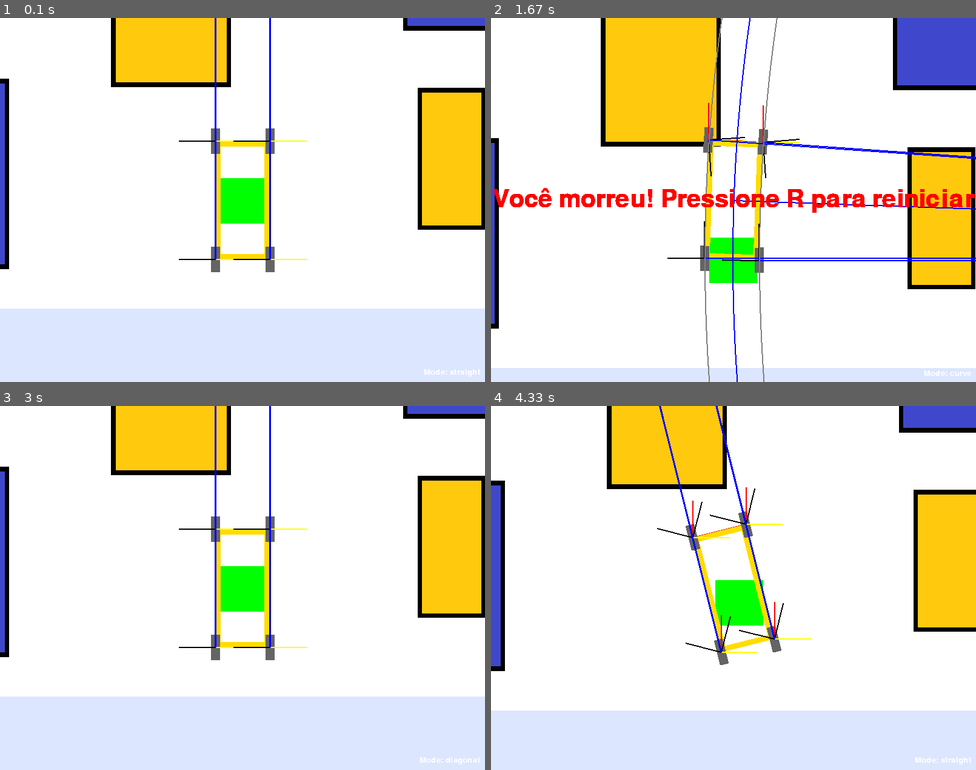
Above: before the commit, frames 1-4 (two rows, left to right).
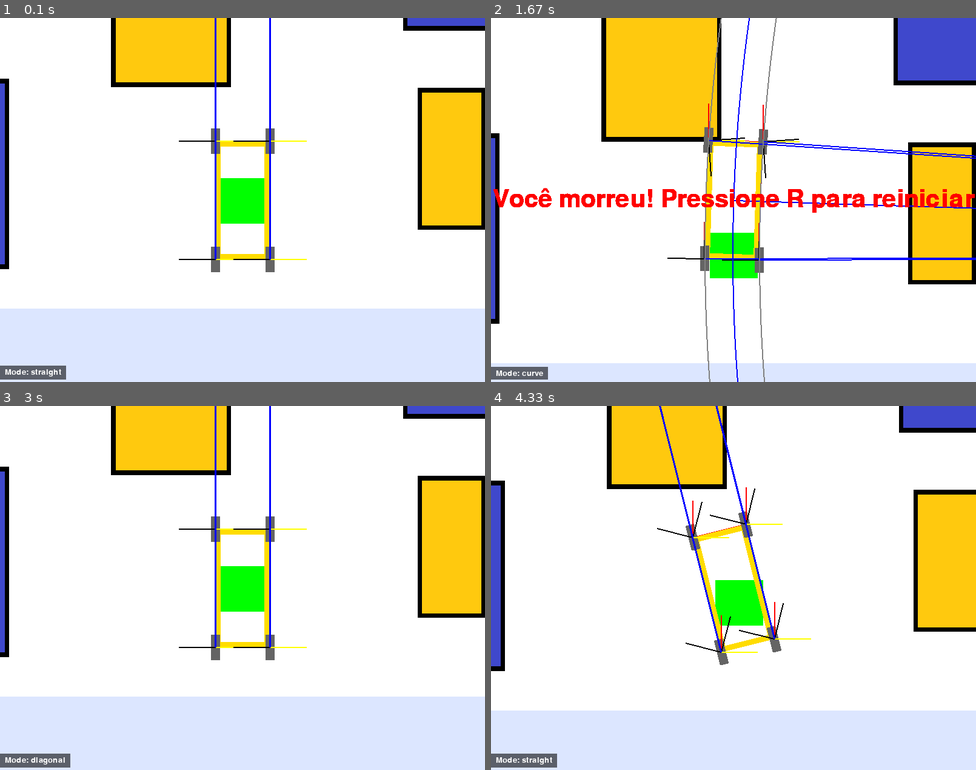
Above: after the commit, the same moments.

Repository: marcoacolla/LAR-Trafo-Cabeca-de-Serie
Game: pygame game, started from Python_Sim_Pygame/v1.0_pygame.py
The game is run twice, just before and just after one commit, with the same random seed, the same clock (stepped at 60 frames per second) and the same inputs.
Inputs:
- Up to frame 1 (0.1 s): no input
- Up to frame 2 (1.67 s): hold D 0.33-0.8 s; hold W 0.83-1.3 s; hold D from 1.33 s (still down)
- Up to frame 3 (3 s): release D at 1.8 s; hold A 1.83-2.37 s; tap R at 2.4 s; tap Space at 2.73 s
- Up to frame 4 (4.33 s): hold S 3.07-3.53 s; tap Space at 3.13, 3.43, 3.63, 3.93, 4.07 s; hold A 3.57-3.97 s; hold W from 4 s (still down)

The runs differ from the first frame. In frame 1, 0.6% of the frame differs, in the area x 0-99%, y 95-100%; in frame 2, 5.4%, in the area x 0-100%, y 0-100%; in frame 3, 0.6%; in frame 4, 0.6%.

Commit message:
adding mode display

Diff:
--- a/Python_Sim_Pygame/Player/Player.py
+++ b/Python_Sim_Pygame/Player/Player.py
@@ -397,7 +397,17 @@
             # is independent of the turning radius. We'll choose a small constant
             # angular increment (degrees) per call and convert to radians.
             DEGREES_PER_STEP = 2.0  # degrees per movement step (tweakable)
-            dtheta = math.radians(DEGREES_PER_STEP)
+            base_dtheta = math.radians(DEGREES_PER_STEP)
+
+            # If the turning radius is very large, limit the angular change so
+            # the arc length doesn't explode. We cap dtheta to either the base
+            # angular step or a value that makes the arc length equal to 'step'
+            # (i.e., dtheta = step / R). This slows movement when R is large.
+            if R > GLV.CURVE_MAX_RADIUS:
+                dtheta = min(base_dtheta, float(step) / R)
+            else:
+                dtheta = base_dtheta
+
             if direction == "backward":
                 dtheta = -dtheta
 
--- a/Python_Sim_Pygame/v1.0_pygame.py
+++ b/Python_Sim_Pygame/v1.0_pygame.py
@@ -108,13 +108,23 @@
     player.draw(camera_or_offset=camera)
     player.curvature.update(screen)
 
-    # Draw UI: current mode in bottom-right of camera view
+    # Draw UI: current mode in bottom-left of camera view with semi-transparent background
     try:
         font = pygame.font.SysFont(None, 20)
         mode_text = font.render(f'Mode: {player.curve_mode}', True, (255, 255, 255))
-        # place at bottom-right inside the screen, with small padding
         padding = 8
-        screen.blit(mode_text, (screen.get_width() - mode_text.get_width() - padding, screen.get_height() - mode_text.get_height() - padding))
+        # position at bottom-left
+        x = padding
+        y = screen.get_height() - mode_text.get_height() - padding
+
+        # draw semi-transparent background for readability
+        bg_w = mode_text.get_width() + padding * 2
+        bg_h = mode_text.get_height() + padding
+        bg_surf = pygame.Surface((bg_w, bg_h), pygame.SRCALPHA)
+        bg_surf.fill((0, 0, 0, 150))
+        screen.blit(bg_surf, (x - padding, y - padding//2))
+
+        screen.blit(mode_text, (x, y))
     except Exception:
         pass
 
